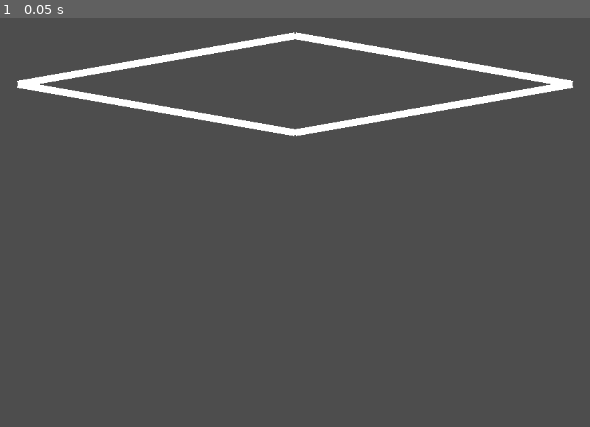
Above: before the commit, frame 1.
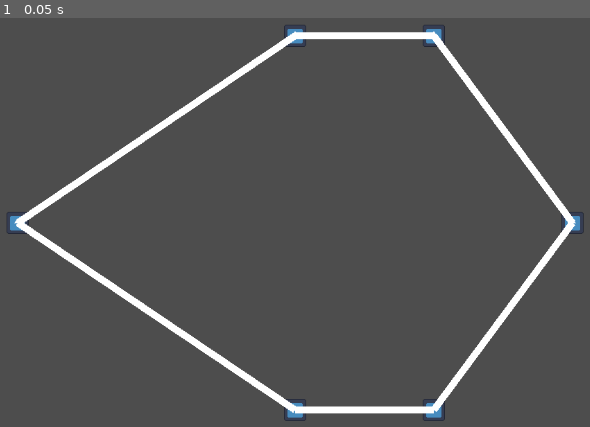
Above: after the commit, the same moment.

Repository: blondeman/vermin-voyage
Game: Godot game, scene res://scenes/main.tscn
Two runs of this game, one before a commit and one after it. Both use one fixed random seed, a clock stepped at 60 frames per second and the inputs below. The engine's default icon, where the game draws it, is replaced by a stand-in: a white triangle on a blue panel in a dark square.
Inputs:
- Up to frame 1 (0.05 s): no input

The runs differ from the first frame. In frame 1, 8.0% of the frame differs, in the area x 1-99%, y 1-99%.

Commit message:
ship builder moves existing nodes

Diff:
--- a/Vermin-Voyage/project.godot
+++ b/Vermin-Voyage/project.godot
@@ -18,3 +18,16 @@
 [dotnet]
 
 project/assembly_name="Vermin-Voyage"
+
+[input]
+
+ship_drag={
+"deadzone": 0.5,
+"events": [Object(InputEventMouseButton,"resource_local_to_scene":false,"resource_name":"","device":-1,"window_id":0,"alt_pressed":false,"shift_pressed":false,"ctrl_pressed":false,"meta_pressed":false,"button_mask":0,"position":Vector2(0, 0),"global_position":Vector2(0, 0),"factor":1.0,"button_index":1,"pressed":false,"double_click":false,"script":null)
+]
+}
+ship_delete={
+"deadzone": 0.5,
+"events": [Object(InputEventMouseButton,"resource_local_to_scene":false,"resource_name":"","device":-1,"window_id":0,"alt_pressed":false,"shift_pressed":false,"ctrl_pressed":false,"meta_pressed":false,"button_mask":0,"position":Vector2(0, 0),"global_position":Vector2(0, 0),"factor":1.0,"button_index":2,"pressed":false,"double_click":false,"script":null)
+]
+}
--- a/Vermin-Voyage/scenes/Ship.tscn
+++ b/Vermin-Voyage/scenes/Ship.tscn
@@ -2,5 +2,5 @@
 
 [ext_resource type="Script" path="res://scripts/Ship.gd" id="1_l8530"]
 
-[node name="Node2D" type="Node2D"]
+[node name="Ship" type="Node2D"]
 script = ExtResource("1_l8530")
--- /dev/null
+++ b/Vermin-Voyage/scenes/ShipBuilder.tscn
@@ -0,0 +1,6 @@
+[gd_scene load_steps=2 format=3 uid="uid://bu2nrjghd0kb"]
+
+[ext_resource type="Script" path="res://scripts/ShipBuilder.gd" id="1_ocnu0"]
+
+[node name="ShipBuilder" type="Node2D"]
+script = ExtResource("1_ocnu0")
--- a/Vermin-Voyage/scenes/ShipLine.tscn
+++ b/Vermin-Voyage/scenes/ShipLine.tscn
@@ -2,5 +2,5 @@
 
 [ext_resource type="Script" path="res://scripts/ShipLine.gd" id="1_x6ldo"]
 
-[node name="Node2D" type="Line2D"]
+[node name="ShipLine" type="Line2D"]
 script = ExtResource("1_x6ldo")
--- a/Vermin-Voyage/scenes/ShipNode.tscn
+++ b/Vermin-Voyage/scenes/ShipNode.tscn
@@ -1,6 +1,18 @@
-[gd_scene load_steps=2 format=3 uid="uid://c2tc2akya051h"]
+[gd_scene load_steps=4 format=3 uid="uid://c2tc2akya051h"]
 
 [ext_resource type="Script" path="res://scripts/ShipNode.gd" id="1_ve4xb"]
+[ext_resource type="Texture2D" uid="uid://3h5nwrgtxkeh" path="res://icon.svg" id="2_lbbgh"]
+
+[sub_resource type="CircleShape2D" id="CircleShape2D_uyrue"]
 
 [node name="ShipNode" type="Area2D"]
 script = ExtResource("1_ve4xb")
+
+[node name="CollisionShape2D" type="CollisionShape2D" parent="."]
+shape = SubResource("CircleShape2D_uyrue")
+
+[node name="Sprite2D" type="Sprite2D" parent="."]
+scale = Vector2(0.25, 0.25)
+texture = ExtResource("2_lbbgh")
+
+[connection signal="input_event" from="." to="." method="_on_input_event"]
--- a/Vermin-Voyage/scenes/main.tscn
+++ b/Vermin-Voyage/scenes/main.tscn
@@ -1,7 +1,11 @@
-[gd_scene load_steps=2 format=3 uid="uid://0iaipsrkeoas"]
+[gd_scene load_steps=3 format=3 uid="uid://0iaipsrkeoas"]
 
 [ext_resource type="PackedScene" uid="uid://bsrwh1vkbdhdv" path="res://scenes/Ship.tscn" id="1_anyux"]
+[ext_resource type="PackedScene" uid="uid://bu2nrjghd0kb" path="res://scenes/ShipBuilder.tscn" id="1_pirtx"]
 
 [node name="Node2D" type="Node2D"]
 
-[node name="Node2D" parent="." instance=ExtResource("1_anyux")]
+[node name="ShipBuilder" parent="." node_paths=PackedStringArray("ship") instance=ExtResource("1_pirtx")]
+ship = NodePath("Ship")
+
+[node name="Ship" parent="ShipBuilder" instance=ExtResource("1_anyux")]
--- a/Vermin-Voyage/scripts/Ship.gd
+++ b/Vermin-Voyage/scripts/Ship.gd
@@ -4,10 +4,9 @@
 var shipNodeScene = preload("res://scenes/ShipNode.tscn")
 var shipLineScene = preload("res://scenes/ShipLine.tscn")
 
-var nodePositions: Array = [Vector2(50,100), Vector2(450,30), Vector2(850,100)]
-var nodeLines: Array = [Vector2(0,1), Vector2(1,2)]
+var nodePositions: Array = [Vector2(50,300), Vector2(450,30), Vector2(650,30), Vector2(850,300)]
+var nodeLines: Array = [[0,1], [1,2], [2,3]]
 
-var symmetryLine: float = 100
 var nodes: Array = []
 var lines: Array = []
 
@@ -24,7 +23,7 @@
 
 		if i != 0 and i != nodePositions.size() - 1:
 			var oppositeNode = shipNodeScene.instantiate()
-			oppositeNode.position = node.oppositePosition(symmetryLine)
+			oppositeNode.position = node.oppositePosition()
 			node.opposite = oppositeNode
 			oppositeNode.opposite = node
 
@@ -33,17 +32,31 @@
 
 	for i in range(nodeLines.size()):
 		var line = shipLineScene.instantiate()
-		line.nodeA = nodes[nodeLines[i].x]
-		line.nodeB = nodes[nodeLines[i].y]
+		line.nodeA = nodes[nodeLines[i][0]]
+		line.nodeB = nodes[nodeLines[i][1]]
 		line.setLine()
 
 		add_child(line)
 		lines.append(line)
 
 		var oppositeLine = shipLineScene.instantiate()
-		oppositeLine.nodeA = nodes[nodeLines[i].x].getOpposite()
-		oppositeLine.nodeB = nodes[nodeLines[i].y].getOpposite()
+		oppositeLine.nodeA = nodes[nodeLines[i][0]].getOpposite()
+		oppositeLine.nodeB = nodes[nodeLines[i][1]].getOpposite()
 		oppositeLine.setLine()
 
 		add_child(oppositeLine)
 		lines.append(oppositeLine)
+
+func findLines(node: ShipNode) -> Array:
+	var nodeLines = []
+	for line in lines:
+		if line.hasNode(node) or line.hasNode(node.getOpposite()):
+			nodeLines.append(line)
+	return nodeLines
+
+func isValidShip(minAngle: float) -> bool:
+	for lineA in lines:
+		for lineB in lines:
+			if not lineA.isValid(lineB, minAngle):
+				return false
+	return true
--- /dev/null
+++ b/Vermin-Voyage/scripts/ShipBuilder.gd
@@ -0,0 +1,33 @@
+extends Node2D
+class_name ShipBuilder
+
+@export var ship: Ship = null
+@export var symmetryLine: float = 300
+@export var minAngle: float = 10
+var selectedNode: ShipNode = null
+
+func _input(event):
+	if event.is_action_released("ship_drag") && selectedNode != null:
+		releaseNode()
+
+func dragNode(node: ShipNode):
+	selectedNode = node
+
+func releaseNode():
+	selectedNode = null
+	print("is valid: " +str(ship.isValidShip(minAngle)))
+
+func deleteNode(node: ShipNode):
+	print("delteted")
+
+func _process(delta):
+	if selectedNode != null:
+		selectedNode.setPosition(getValidNodePosition())
+		for line in ship.findLines(selectedNode):
+			line.setLine()
+
+func getValidNodePosition() -> Vector2:
+	var mousePos = get_global_mouse_position()
+	if selectedNode.opposite == null:
+		mousePos.y = symmetryLine
+	return mousePos
--- a/Vermin-Voyage/scripts/ShipLine.gd
+++ b/Vermin-Voyage/scripts/ShipLine.gd
@@ -9,3 +9,62 @@
 
 func hasNode(node: ShipNode) -> bool:
 	return node == nodeA or node == nodeB
+
+func isValid(other: ShipLine, minAngle: float) -> bool:
+	if other == self:
+		return true
+
+	if other.hasNode(nodeA) or other.hasNode(nodeB):
+		var angle = getAngle(other)
+		if angle >= minAngle:
+			return true
+		print("angle: " + str(angle))
+		return false
+
+	var intersect = getIntersection(other)
+	if intersect == null:
+		return true
+	print("instersect: " + str(intersect))
+	return false
+
+func getAngle(other: ShipLine) -> float:
+	var a: Vector2 = Vector2.ZERO
+	var b: Vector2 = Vector2.ZERO
+	var c: Vector2 = Vector2.ZERO
+
+	if nodeA == other.nodeA:
+		a = nodeB.position
+		b = nodeA.position
+		c = other.nodeB.position
+	elif nodeB == other.nodeA:
+		a = nodeA.position
+		b = nodeB.position
+		c = other.nodeB.position
+	elif nodeB == other.nodeB:
+		a = nodeA.position
+		b = nodeB.position
+		c = other.nodeA.position
+	elif nodeA == other.nodeB:
+		a = nodeB.position
+		b = nodeA.position
+		c = other.nodeA.position
+
+	var ab = a - b
+	var bc = c - b
+	var t = acos(ab.dot(bc) / (ab.length() * bc.length()))
+	return rad_to_deg(t)
+
+func getIntersection(other: ShipLine):
+	var p0 = nodeA.position
+	var p1 = nodeB.position
+	var p2 = other.nodeA.position
+	var p3 = other.nodeB.position
+	var s1 = p1 - p0
+	var s2 = p3 - p2
+	var s = (-s1.y * (p0.x - p2.x) + s1.x * (p0.y - p2.y)) / (-s2.x * s1.y + s1.x * s2.y)
+	var t = ( s2.x * (p0.y - p2.y) - s2.y * (p0.x - p2.x)) / (-s2.x * s1.y + s1.x * s2.y)
+
+	if s >= 0 && s <= 1 && t >= 0 && t <= 1:
+		var intersect = Vector2(p0.x + (t * s1.x), p0.y + (t * s1.y))
+		return intersect
+	return null
--- a/Vermin-Voyage/scripts/ShipNode.gd
+++ b/Vermin-Voyage/scripts/ShipNode.gd
@@ -3,12 +3,27 @@
 
 #null opposite means it's a center node
 var opposite: ShipNode = null
+@onready var shipBuilder: ShipBuilder
 
-func oppositePosition(symmetryLine: float) -> Vector2:
-	return Vector2(position.x, position.y - 2 * (position.y - symmetryLine))
+func _ready():
+	shipBuilder = find_parent("ShipBuilder")
+
+func setPosition(pos: Vector2):
+	position = pos
+	if opposite:
+		opposite.position = oppositePosition()
+
+func oppositePosition() -> Vector2:
+	return Vector2(position.x, position.y - 2 * (position.y - shipBuilder.symmetryLine))
 
 func getOpposite() -> ShipNode:
 	if opposite:
 		return opposite
 	else:
 		return self
+
+func _on_input_event(viewport, event, shape_idx):
+	if event.is_action_pressed("ship_drag"):
+		shipBuilder.dragNode(self)
+	if event.is_action_released("ship_delete"):
+		shipBuilder.deleteNode(self)
